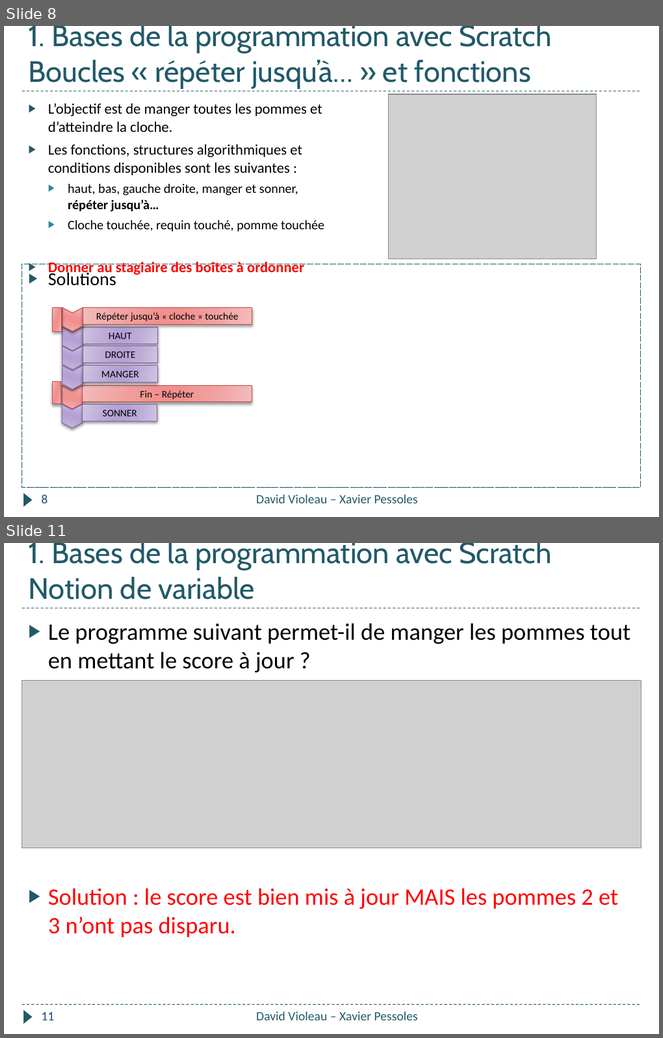
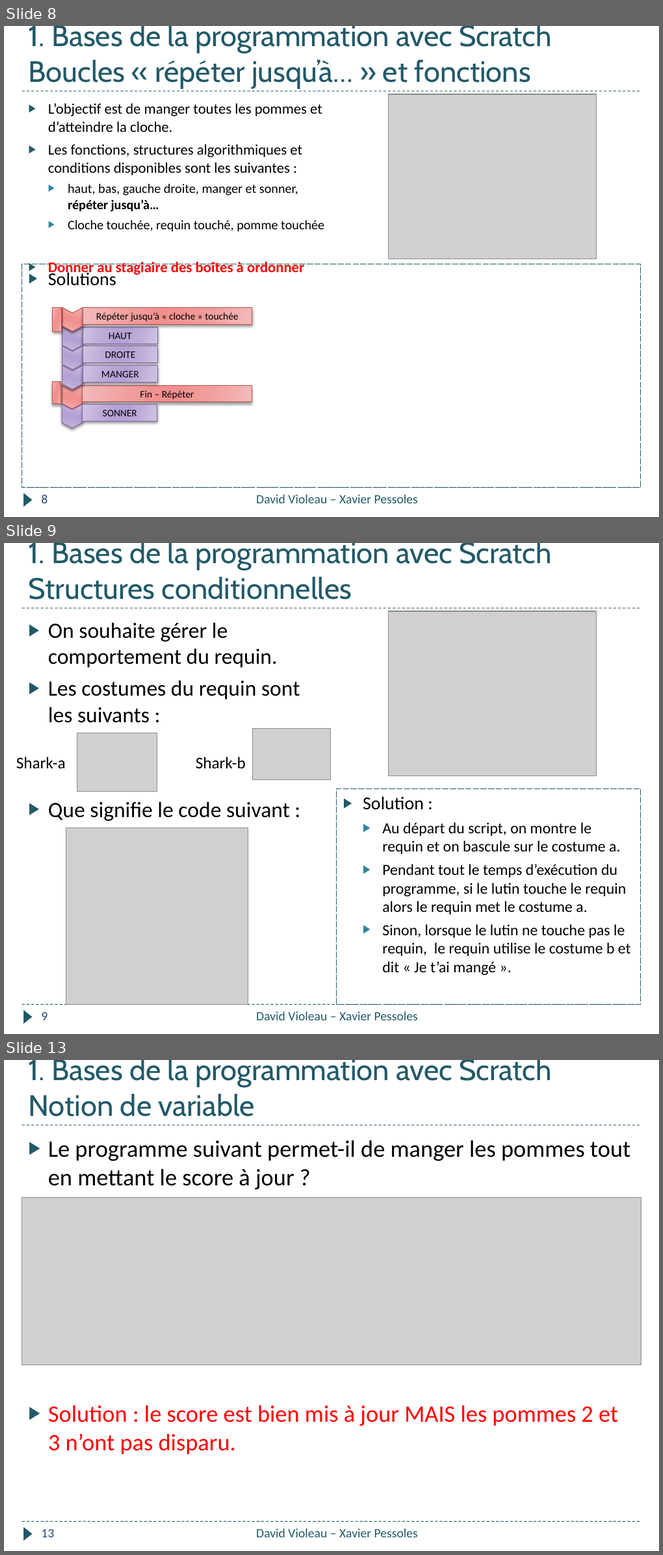
Before and after one commit to xpessoles/Informatique_College, a slide deck: Formation_2018/Quizz_Pomme/Quizz_Pomme.pptx. Shown one above the other, each under a label of ours: slides 8 and 11 before the commit, slides 8, 9 and 13 after it; the slides between them are not shown. The pictures are 663x1038 and 663x1555 pixels, drawn with LibreOffice and Linux fonts; fonts in the diff are those of the drawing; grey boxes stand for pictures. Boxes give left, top, right and bottom in pixels: in the first picture for what was removed or moved away, otherwise in the second. Text is boxed around its words. In the diff, an @@ line names an element or a change of style, - is before the commit and + after.

```diff
--- a/Formation_2018/Quizz_Pomme/Quizz_Pomme.pptx
+++ b/Formation_2018/Quizz_Pomme/Quizz_Pomme.pptx
@@ slide 9 added at (4, 543, 659, 1034), background #FFFFFF; not listed: 3 template elements that a slide beside it also shows @@
@@ title added at (29, 543, 552, 600), 32.4 pt, text #215968 @@
+1. Bases de la programmation avec Scratch
+Structures conditionnelles
@@ picture added at (389, 611, 597, 776) @@
@@ text added at (48, 622, 300, 821), 24 pt, text #000000 @@
+▶ On souhaite gérer le comportement du requin.
+▶ Les costumes du requin sont les suivants :
+▶ Que signifie le code suivant :
@@ picture added at (77, 733, 157, 792) @@
@@ picture added at (253, 728, 331, 780) @@
@@ text added at (16, 757, 66, 769), 18 pt, text #000000 @@
+Shark-a
@@ text added at (196, 757, 246, 769), 18 pt, text #000000 @@
+Shark-b
@@ rectangle added at (337, 789, 641, 1005), outline #215968 0.75 pt dashed, 17 pt, text #000000 @@
+▶ Solution :
+  ▶ Au départ du script, on montre le requin et on bascule sur le costume a.
+  ▶ Pendant tout le temps d’exécution du programme, si le lutin touche le requin alors le requin met le costume a.
+  ▶ Sinon, lorsque le lutin ne touche pas le requin, le requin utilise le costume b et dit « Je t’ai mangé ».
@@ picture added at (66, 828, 248, 1005) @@
@@ page number added at (41, 1012, 48, 1021), 14 pt, text #1F497D @@
+9
@@ text added at (256, 1012, 418, 1021), 14 pt, text #215968 @@
+David Violeau – Xavier Pessoles
@@ what was slide 11 is now slide 13 @@
@@ page number at (41, 1529, 54, 1538): text changed @@
-11
+13
```
Also in this commit, not shown: 7 slides changed, 1 other slide added, 8 slides removed.
